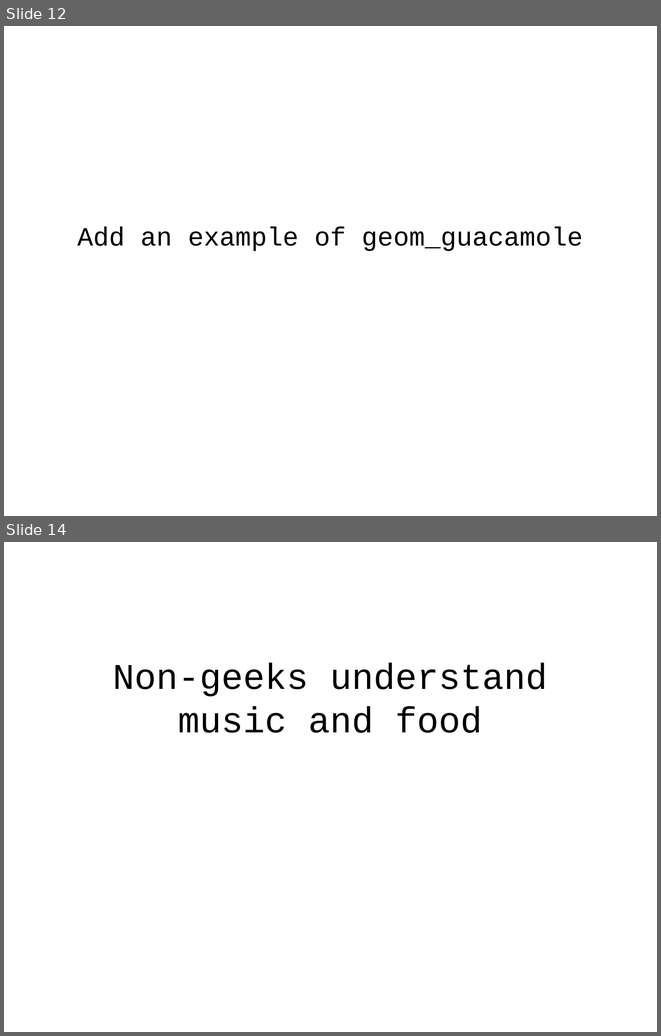
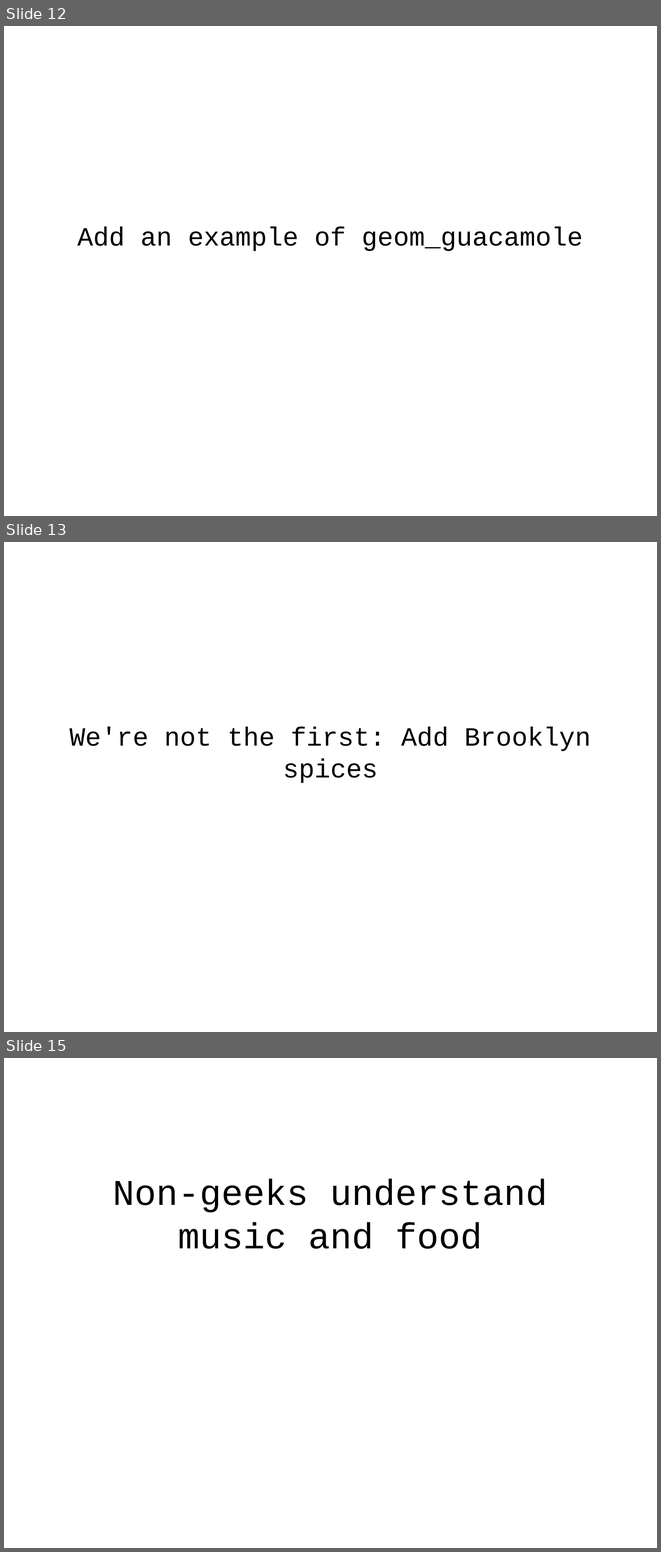
Before and after one commit to tlevine/gastronomification-big-data-talk, a slide deck: big-senses.odp. Shown one above the other, each under a label of ours: slides 12 and 14 before the commit, slides 12, 13 and 15 after it; the slides between them are not shown. The pictures are 661x1036 and 661x1552 pixels, drawn with LibreOffice and Linux fonts; fonts in the diff are those of the drawing; background and template pictures are left out. Boxes give left, top, right and bottom in pixels: in the first picture for what was removed or moved away, otherwise in the second. Text is boxed around its words. In the diff, an @@ line names an element or a change of style, - is before the commit and + after.

```diff
--- a/big-senses.odp
+++ b/big-senses.odp
@@ slide 13 added at [4,542,657,1032], background #FFFFFF @@
@@ subtitle added at [70,726,591,783], 32 pt, text #000000 @@
+We're not the first: Add Brooklyn spices
@@ what was slide 14 is now slide 15 @@
```
Also in this commit, not shown: 2 slides changed, 4 other slides added.
